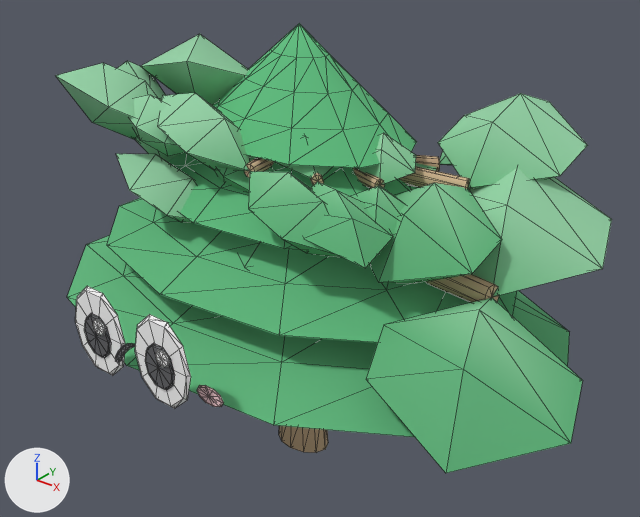
The glTF model web-forest/public/model/species/morus-alba.glb as it was, and as the next commit left it.
Rendered twice from a 50 mm camera at (1.259, -1.541, 1.584) aimed at (0.008, 0.022, 0.615). The lights are fixed; the arrows at lower left show +X, +Y and +Z. The older version comes first. Mesh edges are drawn as thin lines. Vertices at exactly the same position are counted once.

The scene before the commit, as lines of its bpy script (objects in view):
```python
me_mesh_0 = bpy.data.meshes.new('Mesh_0')
me_mesh_0.from_pydata(...)  # 460 vertices, 864 faces; spans x -0.629..0.656, y -0.782..0.649, z 0.0..1.0
me_mesh_0.materials.append(mat_flat)
me_mesh_26 = bpy.data.meshes.new('Mesh_26')
me_mesh_26.from_pydata(...)  # 39 vertices, 68 faces; spans x -0.468..0.011, y -0.429..0.063, z -0.138..0.138
me_mesh_26.materials.append(mat_flat)
ob_body = bpy.data.objects.new('body', None)
ob_body.location = (-0.0772, 0.0521, 0.0)
ob_body.scale = (1.14, 0.783, 1.18)
ob_p26 = bpy.data.objects.new('p26', me_mesh_26)
ob_p26.parent = ob_body
ob_p26.location = (0.0, 0.0, 0.775)
ob_trunk = bpy.data.objects.new('trunk', me_mesh_0)
ob_trunk.parent = ob_body
ob_trunk.location = (0.0, 0.0, 0.0)
# also in view: 'p22' at (0.129, -0.032, 0.878); 'p21' at (0.242, 0.093, 0.87); 'p28' at (-0.394, 0.156, 0.932); 'p23' at (0.112, -0.097, 0.887); 'p18' at (-0.144, -0.114, 0.726)
```
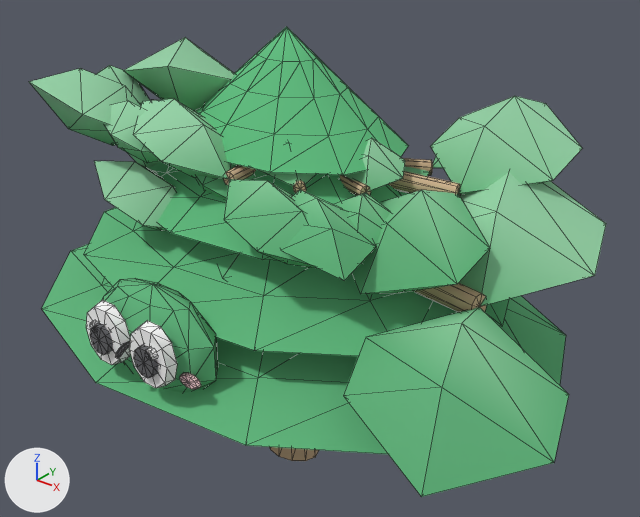
ob_body is not drawn itself; it is the parent of ob_trunk, ob_p0, ob_p1, ob_p2, ob_p3, ob_p4, ob_p5, ob_p6.

Diff of the bpy script that builds the scene:
```diff
--- a/web-forest/public/model/species/morus-alba.glb.py
+++ b/web-forest/public/model/species/morus-alba.glb.py
@@ me_mesh_0 @@
 # used by ob_trunk; parent = ob_body; location = (0.0, 0.0, 0.0)
-me_mesh_0.from_pydata(...)  # 460 vertices, 864 faces; spans x -0.629..0.656, y -0.782..0.649, z 0.0..1.0
+me_mesh_0.from_pydata(...)  # 502 vertices, 944 faces; spans x -0.629..0.656, y -0.666..0.649, z 0.0..1.0
+# me_mesh_0 part 1: a new loose piece of 38 vertices spanning x -0.008..0.008, y -0.666..-0.58, z 0.488..0.504, in mat_flat
+# me_mesh_0 part 2: the loose piece of 38 vertices spanning x -0.009..0.009, y -0.782..-0.697, z 0.479..0.5 is deleted
+# me_mesh_0 part 3
+# 30 vertices are removed from x -0.169..0.194, y -0.755..-0.679, z 0.44..0.578
+# 194 faces are deleted
+# 146 vertices move from x -0.203..0.203, y -0.755..-0.679, z 0.408..0.585 to x -0.156..0.156, y -0.651..-0.454, z 0.376..0.577
+# 28 vertices are added at x -0.063..0.156, y -0.651..-0.483, z 0.452..0.599
+# 194 new faces join them
+# me_mesh_0 part 4: 84 kept faces spanning x -0.156..0.156, y -0.651..-0.454, z 0.376..0.577 get new vertex colours
+# other edits to the shape of me_mesh_0 do not show in these pictures
 me_mesh_0.materials.append(mat_flat)
@@ ob_body @@
 ob_body = bpy.data.objects.new('body', None)
-ob_body.location = (-0.0772, 0.0521, 0.0)
-ob_body.scale = (1.14, 0.783, 1.18)
+ob_body.location = (-0.0772, 0.007, 0.0)
+ob_body.scale = (1.14, 0.852, 1.18)
```

Changed parts and their boxes [x1, y1, x2, y2] in the pictures (640 x 517 px; the box of a moved part takes in the faces that stretch with it):
'trunk', reshaped, moved, rescaled: before [67, 24, 570, 453]; after [42, 26, 566, 461]
'p17', moved, rescaled (7% wider, 6% taller): before [366, 167, 612, 473]; after [343, 172, 606, 497]
'p21', moved, rescaled: before [370, 93, 588, 284]; after [352, 96, 582, 294]
'p24', moved, rescaled: before [158, 93, 341, 257]; after [133, 99, 317, 268]
'p23', moved, rescaled: before [274, 161, 393, 268]; after [256, 169, 376, 281]
'p26', moved, rescaled (8% wider): before [55, 63, 159, 139]; after [29, 68, 141, 145]
'p28', moved, rescaled: before [140, 34, 249, 105]; after [123, 37, 235, 111]
'p18', moved, rescaled: before [116, 154, 261, 268]; after [94, 161, 240, 279]
'p22', moved, rescaled (9% wider): before [351, 133, 416, 235]; after [334, 138, 405, 245]
'p25', moved, rescaled: before [129, 95, 272, 193]; after [105, 101, 254, 200]
'p27', moved, rescaled (12% wider): before [117, 61, 165, 101]; after [96, 65, 150, 105]
'p20', moved, rescaled: before [416, 151, 452, 171]; after [403, 157, 443, 176]
'p19', moved, rescaled (mostly hidden): before [135, 138, 179, 161]; after [128, 153, 161, 168]
part 1 of me_mesh_0, added: after [115, 341, 130, 358]
part 2 of me_mesh_0, deleted: before [115, 343, 135, 363]
part 3 of me_mesh_0, moved or reshaped: before [75, 286, 224, 407]; after [86, 278, 218, 389]
part 4 of me_mesh_0, recoloured: before [85, 314, 223, 409]; after [95, 293, 216, 393]
